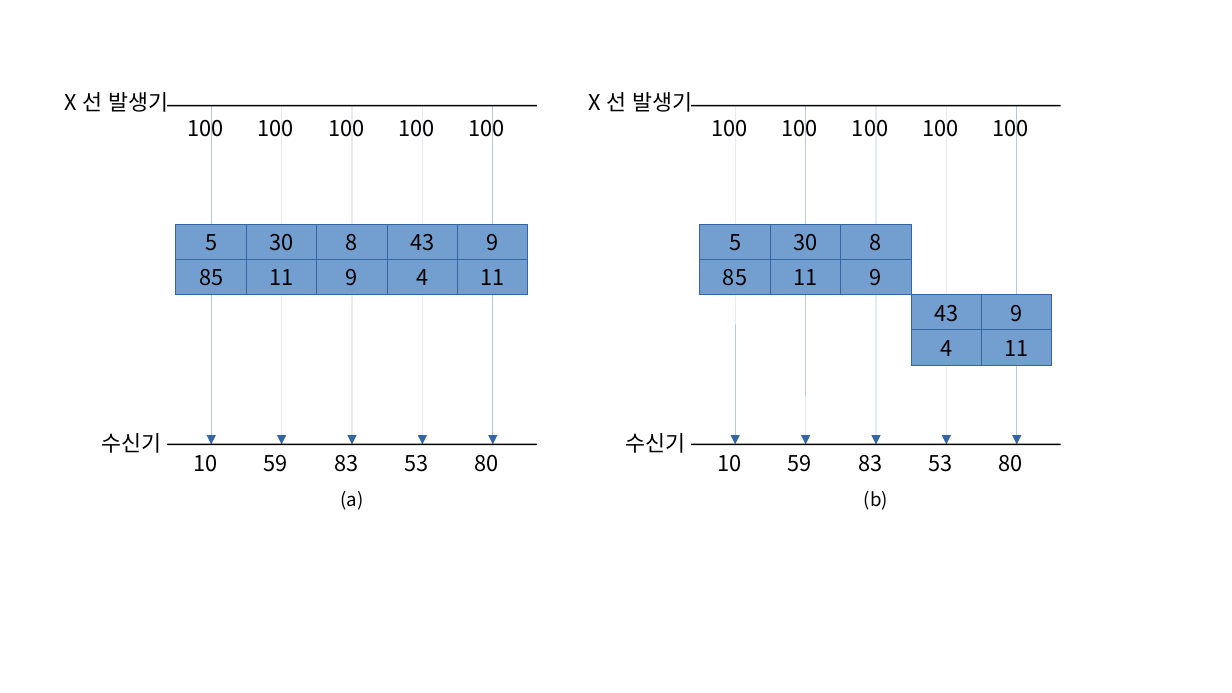
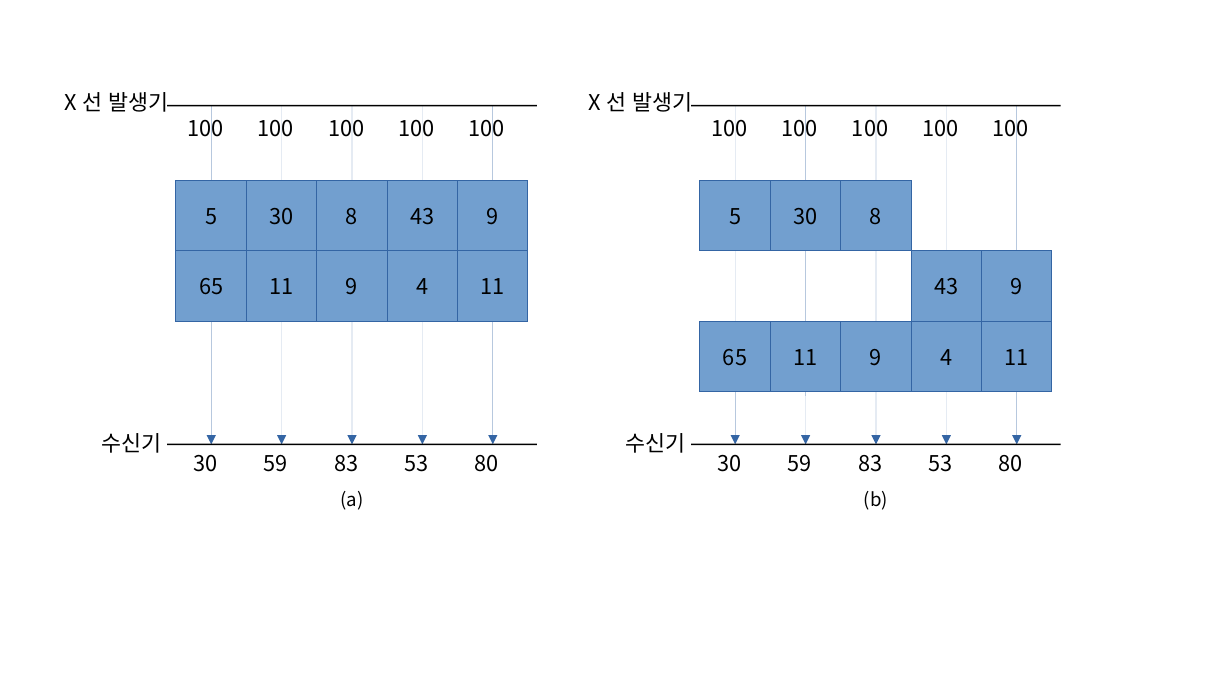
Before and after one commit to ok97465/BlogSrcByJupyter, a slide deck: slide 1 of Math/191019_PrincipleOfCT.odp. Drawn at 1232x693 pixels with LibreOffice and Linux fonts; fonts in the diff are those of the drawing. Boxes give left, top, right and bottom in pixels: in the first picture for what was removed or moved away, otherwise in the second. Text is boxed around its words. In the diff, an @@ line names an element or a change of style, - is before the commit and + after.

```diff
--- a/Math/191019_PrincipleOfCT.odp
+++ b/Math/191019_PrincipleOfCT.odp
@@ rectangle "5": place and size @@
-rectangle "5" at box(176, 225, 246, 259)
+rectangle "5" at box(176, 180, 246, 250)
@@ rectangle "30": place and size @@
-rectangle "30" at box(246, 225, 316, 259)
+rectangle "30" at box(246, 180, 316, 250)
@@ rectangle "8": place and size @@
-rectangle "8" at box(316, 225, 387, 259)
+rectangle "8" at box(316, 180, 387, 250)
@@ rectangle "43": place and size @@
-rectangle "43" at box(387, 225, 457, 259)
+rectangle "43" at box(387, 180, 457, 250)
@@ rectangle "9": place and size @@
-rectangle "9" at box(457, 225, 528, 259)
+rectangle "9" at box(457, 180, 528, 250)
@@ rectangle "5": place and size @@
-rectangle "5" at box(700, 225, 770, 259)
+rectangle "5" at box(700, 180, 770, 250)
@@ rectangle "30": place and size @@
-rectangle "30" at box(770, 225, 841, 259)
+rectangle "30" at box(770, 180, 841, 250)
@@ rectangle "8": place and size @@
-rectangle "8" at box(841, 225, 911, 259)
+rectangle "8" at box(841, 180, 911, 250)
@@ rectangle removed at box(176, 259, 246, 294) @@
-85
@@ rectangle added at box(176, 250, 246, 321), fill #729FCF, outline #3465A4 0 pt, 14 pt, text #000000 @@
+65
@@ rectangle "11": place and size @@
-rectangle "11" at box(246, 259, 316, 294)
+rectangle "11" at box(246, 250, 316, 321)
@@ rectangle "9": place and size @@
-rectangle "9" at box(316, 259, 387, 294)
+rectangle "9" at box(316, 250, 387, 321)
@@ rectangle "4": place and size @@
-rectangle "4" at box(387, 259, 457, 294)
+rectangle "4" at box(387, 250, 457, 321)
@@ rectangle "11": place and size @@
-rectangle "11" at box(457, 259, 528, 294)
+rectangle "11" at box(457, 250, 528, 321)
@@ rectangle removed at box(700, 259, 770, 294) @@
-85
@@ rectangle "43": place and size @@
-rectangle "43" at box(911, 295, 982, 330)
+rectangle "43" at box(911, 250, 982, 321)
@@ rectangle "9": place and size @@
-rectangle "9" at box(982, 295, 1052, 330)
+rectangle "9" at box(982, 250, 1052, 321)
@@ rectangle added at box(700, 321, 770, 391), fill #729FCF, outline #3465A4 0 pt, 14 pt, text #000000 @@
+65
@@ rectangle "11": place and size @@
-rectangle "11" at box(770, 259, 841, 294)
+rectangle "11" at box(770, 321, 841, 391)
@@ rectangle "9": place and size @@
-rectangle "9" at box(841, 259, 911, 294)
+rectangle "9" at box(841, 321, 911, 391)
@@ rectangle "4": place and size @@
-rectangle "4" at box(911, 330, 982, 364)
+rectangle "4" at box(911, 321, 982, 391)
@@ rectangle "11": place and size @@
-rectangle "11" at box(982, 330, 1052, 364)
+rectangle "11" at box(982, 321, 1052, 391)
@@ text at box(193, 454, 217, 472): text changed @@
-10
+30
@@ text at box(717, 454, 741, 472): text changed @@
-10
+30
```
Also in this commit, not shown: 1 other slide changed, 9 other files.
